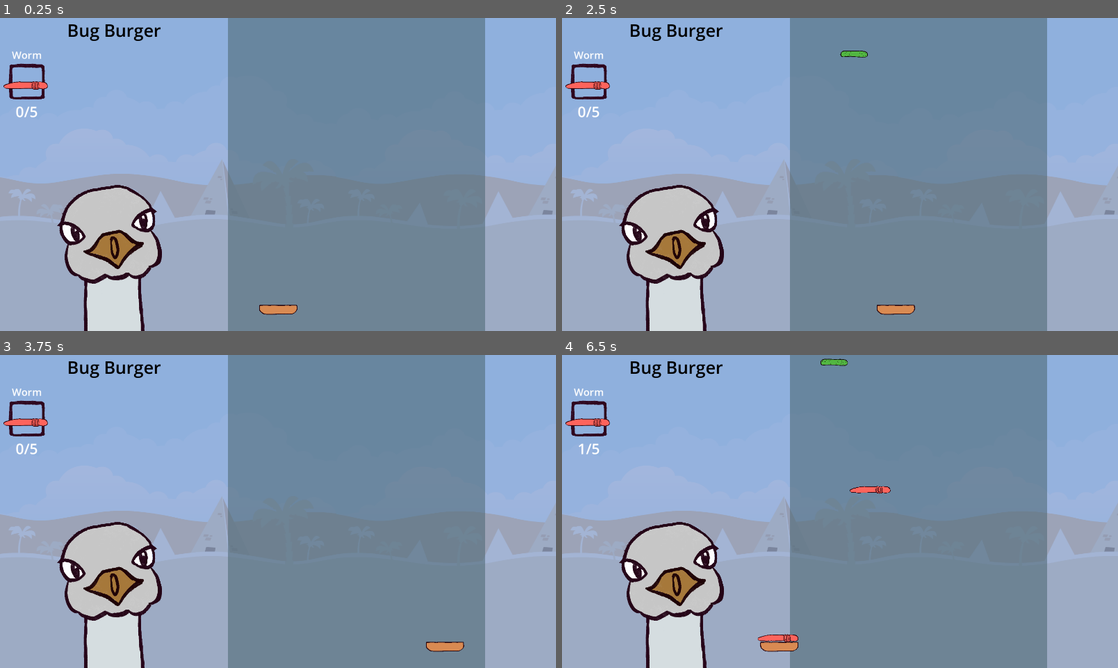
Above: before the commit, frames 1-4 (two rows, left to right).
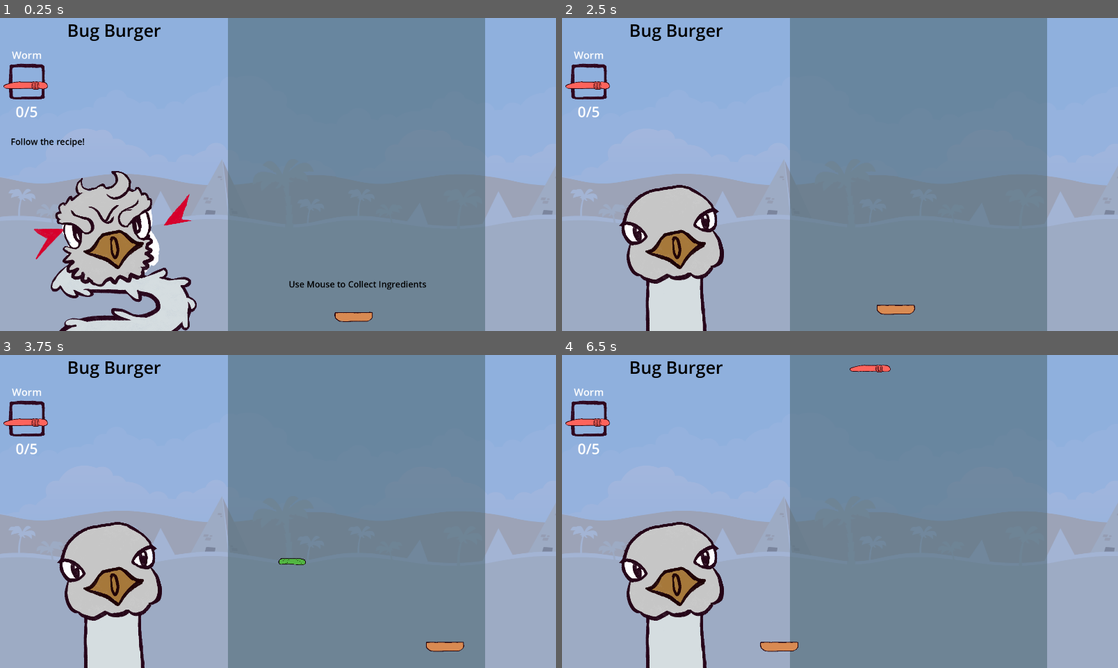
Above: after the commit, the same moments.

Repository: SirLich/funky-drive-through
Game: Godot game, scene res://game.tscn
The game is run twice, just before and just after one commit, with the same random seed, the same clock (stepped at 60 frames per second) and the same inputs.
Inputs (mouse positions are in pixels of both pictures, inside the frame that each line leads up to):
- Up to frame 1 (0.25 s): no input
- Up to frame 2 (2.5 s): tap Enter at 0.5, 2 s; move the mouse to (962, 158) at 0.52 s; press the mouse at (962, 158) at 0.53 s; tap Space at 1.25 s; move the mouse to (728, 190) at 1.27 s; release the mouse at (728, 190) at 1.28 s; click (728, 190) at 1.35 s; move the mouse to (895, 105) at 2.02 s; press the mouse at (895, 105) at 2.03 s
- Up to frame 3 (3.75 s): move the mouse to (250, 574) at 2.77 s; release the mouse at (250, 574) at 2.78 s; click (250, 574) at 2.85 s; move the mouse to (444, 558) at 3.52 s; press the mouse at (444, 558) at 3.53 s
- Up to frame 4 (6.5 s): move the mouse to (673, 464) at 4.27 s; release the mouse at (673, 464) at 4.28 s; click (673, 464) at 4.35 s; move the mouse to (867, 511) at 5.02 s; press the mouse at (867, 511) at 5.03 s; move the mouse to (756, 433) at 5.77 s; release the mouse at (756, 433) at 5.78 s; click (756, 433) at 5.85 s

The runs differ from the first frame. In frame 1, 5.9% of the frame differs, in the area x 2-77%, y 38-100%; in frame 2, 0.1%; in frame 3, 0.1%; in frame 4, 0.6%.

Commit message:
Add tutorial

Diff:
--- a/game.gd
+++ b/game.gd
@@ -8,10 +8,13 @@
 @export var item_box_ui : PackedScene
 @export var default_recipe : Recipe
 
+var is_tutorial = true
 
 # Current recipe
 var recipe : Recipe
 var food_counts = {}
+
+@onready var tutorial: Control = $Tutorial
 
 func is_food_good(check_type : ItemType):
 	for item in recipe.ingredients:
@@ -25,10 +28,13 @@
 	return false
 
 func on_item_collected(item : ItemType):
-	if is_food_good(item):
-		Global.good_item_collected.emit(item, food_counts[item])
+	if item == Global.top_bun:
+		Global.bun_collected.emit()
 	else:
-		Global.bad_item_collected.emit(item, food_counts[item])
+		if is_food_good(item):
+			Global.good_item_collected.emit(item, food_counts[item])
+		else:
+			Global.bad_item_collected.emit(item, food_counts[item])
 
 func _ready() -> void:
 	prepare_for_recipe(default_recipe)
--- a/game.tscn
+++ b/game.tscn
@@ -9,6 +9,8 @@
 [ext_resource type="Script" path="res://dropper.gd" id="6_ebwai"]
 [ext_resource type="PackedScene" uid="uid://blv1sdwd4eyiq" path="res://scenes/item_box_ui.tscn" id="7_5rb7w"]
 [ext_resource type="Script" path="res://hud.gd" id="9_k1kde"]
+[ext_resource type="LabelSettings" uid="uid://by2l3bawx6flr" path="res://item_types/tutorial_label.tres" id="10_3noq0"]
+[ext_resource type="Script" path="res://tutorial.gd" id="10_vqbed"]
 
 [sub_resource type="Environment" id="Environment_1begj"]
 
@@ -96,4 +98,30 @@
 [node name="ItemBoxUI" parent="HUD/Items" instance=ExtResource("7_5rb7w")]
 layout_mode = 2
 
+[node name="Tutorial" type="Control" parent="."]
+process_mode = 3
+layout_mode = 3
+anchors_preset = 0
+offset_right = 40.0
+offset_bottom = 40.0
+script = ExtResource("10_vqbed")
+
+[node name="Label" type="Label" parent="Tutorial"]
+layout_mode = 0
+offset_left = 997.0
+offset_top = 897.0
+offset_right = 1472.0
+offset_bottom = 939.0
+text = "Use Mouse to Collect Ingredients"
+label_settings = ExtResource("10_3noq0")
+
+[node name="Label2" type="Label" parent="Tutorial"]
+layout_mode = 0
+offset_left = 37.0
+offset_top = 405.0
+offset_right = 512.0
+offset_bottom = 447.0
+text = "Follow the recipe!"
+label_settings = ExtResource("10_3noq0")
+
 [connection signal="timeout" from="Dropper/Timer" to="Dropper" method="_on_timer_timeout"]
--- a/global.gd
+++ b/global.gd
@@ -6,6 +6,8 @@
 signal item_collected(item : ItemType)
 signal bad_item_collected(item : ItemType, count : int)
 signal good_item_collected(item : ItemType, count : int)
+signal bun_collected()
+signal tutorial_closed()
 
 func _input(event: InputEvent) -> void:
 	if event.is_action_released("exit"):
--- a/global.tscn
+++ b/global.tscn
@@ -7,6 +7,7 @@
 [ext_resource type="Resource" uid="uid://du5eoiqtbpdd4" path="res://item_types/bread_top.tres" id="5_drngt"]
 
 [node name="Global" type="Node"]
+process_mode = 3
 script = ExtResource("1_c0auo")
 all_items = Array[Resource("res://item_type.gd")]([ExtResource("2_we04m"), ExtResource("3_elvlt"), ExtResource("4_tm8b5")])
 top_bun = ExtResource("5_drngt")
--- /dev/null
+++ b/item_types/tutorial_label.tres
@@ -0,0 +1,5 @@
+[gd_resource type="LabelSettings" format=3 uid="uid://by2l3bawx6flr"]
+
+[resource]
+font_size = 30
+font_color = Color(0, 0, 0, 1)
--- a/menu.gd
+++ b/menu.gd
@@ -6,7 +6,5 @@
 func _ready() -> void:
 	bird.become_neutral()
 
-
-# Called every frame. 'delta' is the elapsed time since the previous frame.
-func _process(delta: float) -> void:
-	pass
+func _on_texture_button_button_up() -> void:
+	get_tree().change_scene_to_file("res://game.tscn")
--- a/menu.tscn
+++ b/menu.tscn
@@ -1,7 +1,15 @@
-[gd_scene load_steps=3 format=3 uid="uid://cxhnkijr3r6v5"]
+[gd_scene load_steps=6 format=3 uid="uid://cxhnkijr3r6v5"]
 
 [ext_resource type="Script" path="res://menu.gd" id="1_iq4jb"]
 [ext_resource type="PackedScene" uid="uid://bwckprmdmmhxv" path="res://scenes/bird.tscn" id="1_rf33c"]
+[ext_resource type="Texture2D" uid="uid://cnd1kj7020uls" path="res://assets/frame.png" id="3_lawy5"]
+
+[sub_resource type="AtlasTexture" id="AtlasTexture_muowe"]
+atlas = ExtResource("3_lawy5")
+region = Rect2(1230.78, 128.59, 801.272, 463.295)
+
+[sub_resource type="LabelSettings" id="LabelSettings_stnm7"]
+font_size = 70
 
 [node name="Menu" type="Control"]
 layout_mode = 3
@@ -12,5 +20,34 @@
 grow_vertical = 2
 script = ExtResource("1_iq4jb")
 
+[node name="ColorRect" type="ColorRect" parent="."]
+layout_mode = 0
+offset_left = -61.0
+offset_top = -35.0
+offset_right = 2024.0
+offset_bottom = 1183.0
+color = Color(0.576471, 0.780392, 0.976471, 1)
+
 [node name="Bird" parent="." instance=ExtResource("1_rf33c")]
 position = Vector2(381, 722)
+
+[node name="TextureButton" type="TextureButton" parent="."]
+layout_mode = 0
+offset_left = 1186.0
+offset_top = 81.0
+offset_right = 1789.0
+offset_bottom = 430.0
+texture_normal = SubResource("AtlasTexture_muowe")
+ignore_texture_size = true
+stretch_mode = 0
+
+[node name="Label" type="Label" parent="TextureButton"]
+layout_mode = 0
+offset_left = 192.0
+offset_top = 133.0
+offset_right = 360.0
+offset_bottom = 229.0
+text = "PLAY"
+label_settings = SubResource("LabelSettings_stnm7")
+
+[connection signal="button_up" from="TextureButton" to="." method="_on_texture_button_button_up"]
--- a/project.godot
+++ b/project.godot
@@ -38,6 +38,12 @@
 "events": [Object(InputEventKey,"resource_local_to_scene":false,"resource_name":"","device":-1,"window_id":0,"alt_press …(182 unchanged characters)…
 ]
 }
+click={
+"deadzone": 0.5,
+"events": [Object(InputEventMouseButton,"resource_local_to_scene":false,"resource_name":"","device":-1,"window_id":0,"alt_pressed":false,"shift_pressed":false,"ctrl_pressed":false,"meta_pressed":false,"button_mask":1,"position":Vector2(120, 9),"global_position":Vector2(124, 50),"factor":1.0,"button_index":1,"canceled":false,"pressed":true,"double_click":false,"script":null)
+, Object(InputEventMouseButton,"resource_local_to_scene":false,"resource_name":"","device":-1,"window_id":0,"alt_pressed":false,"shift_pressed":false,"ctrl_pressed":false,"meta_pressed":false,"button_mask":2,"position":Vector2(123, 10),"global_position":Vector2(127, 51),"factor":1.0,"button_index":2,"canceled":false,"pressed":true,"double_click":false,"script":null)
+]
+}
 
 [layer_names]
 
--- /dev/null
+++ b/tutorial.gd
@@ -0,0 +1,9 @@
+extends Control
+
+func _ready() -> void:
+	get_tree().paused = true
+
+func _input(event: InputEvent) -> void:
+	if event.is_action_pressed("click"):
+		get_tree().paused = false
+		self.queue_free()
Not shown: 1 places in game.tscn that only renumber resources
